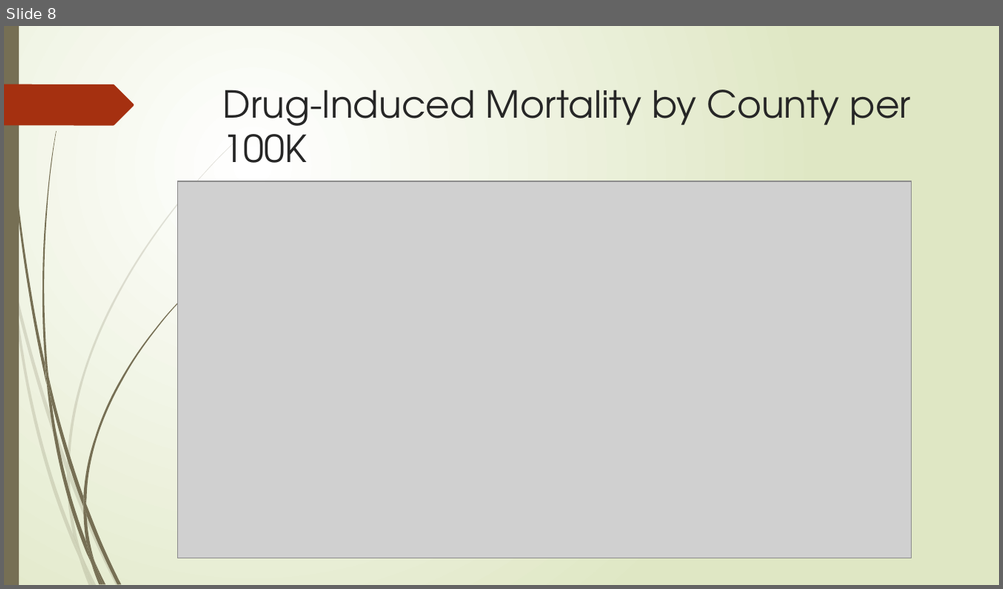
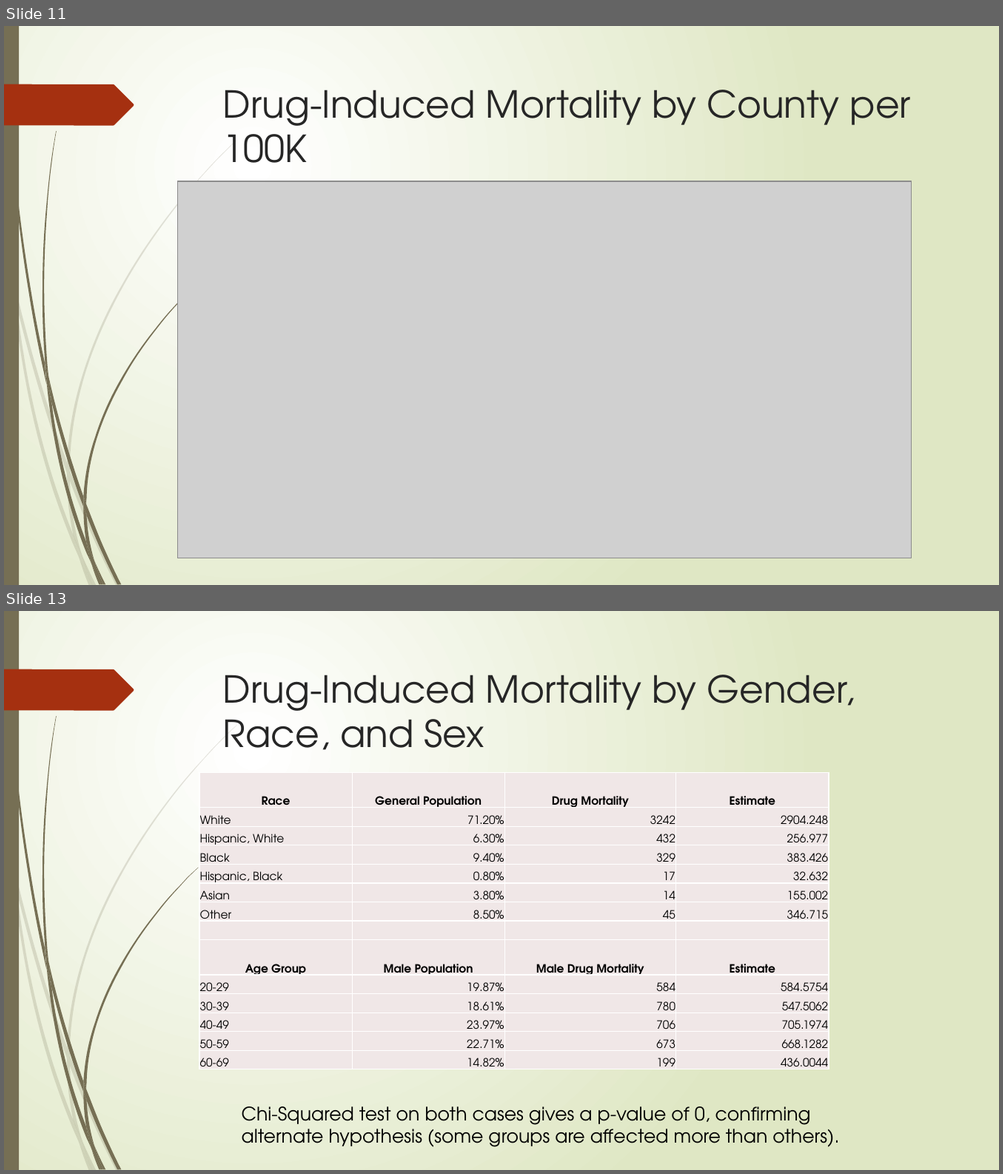
Before and after one commit to yayunl/DataViz-Project1, a slide deck: Drug Mortality and Socio-Economic conditions in Connecticut.pptx. Shown one above the other, each under a label of ours: slide 8 before the commit, slides 11 and 13 after it; the slides between them are not shown. The pictures are 1003x589 and 1003x1174 pixels, drawn with LibreOffice and Linux fonts; fonts in the diff are those of the drawing; grey boxes stand for pictures. Boxes give left, top, right and bottom in pixels: in the first picture for what was removed or moved away, otherwise in the second. Text is boxed around its words. In the diff, an @@ line names an element or a change of style, - is before the commit and + after.

```diff
--- a/Drug Mortality and Socio-Economic conditions in Connecticut.pptx
+++ b/Drug Mortality and Socio-Economic conditions in Connecticut.pptx
@@ slide 13 added at box(4, 611, 999, 1170), background gradient #FFFFFF to #DFE8C4; not listed: 24 template elements that a slide beside it also shows @@
@@ title added at box(223, 675, 854, 750), 36 pt, text #262626 @@
+Drug-Induced Mortality by Gender, Race, and Sex
@@ table added at box(199, 772, 830, 1070), 14 rows, 4 columns @@
+Race | General Population | Drug Mortality | Estimate
+White | 71.20% | 3242 | 2904.248
+Hispanic, White | 6.30% | 432 | 256.977
+Black | 9.40% | 329 | 383.426
+Hispanic, Black | 0.80% | 17 | 32.632
+Asian | 3.80% | 14 | 155.002
+Other | 8.50% | 45 | 346.715
+ |  |  | 
+Age Group | Male Population | Male Drug Mortality | Estimate
+20-29 | 19.87% | 584 | 584.5754
+30-39 | 18.61% | 780 | 547.5062
+40-49 | 23.97% | 706 | 705.1974
+50-59 | 22.71% | 673 | 668.1282
+60-69 | 14.82% | 199 | 436.0044
@@ text added at box(242, 1107, 839, 1147), 18 pt, text #000000 @@
+Chi-Squared test on both cases gives a p-value of 0, confirming alternate hypothesis (some groups are affected more than others).
@@ what was slide 8 is now slide 11 @@
```
Also in this commit, not shown: 1 slide changed, 1 other slide added.
